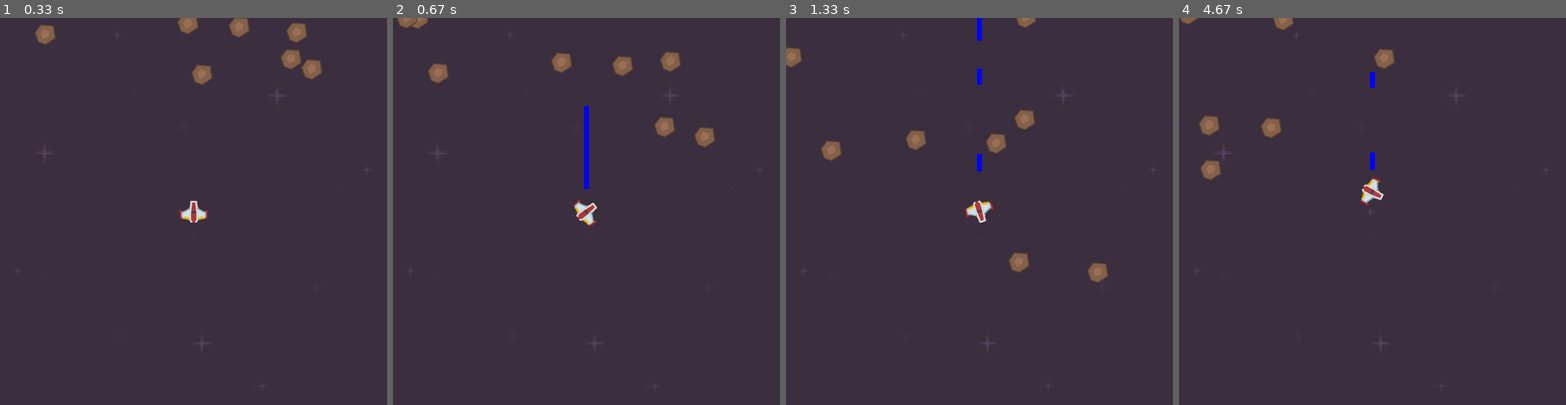
Above: before the commit, frames 1-4 (left to right).
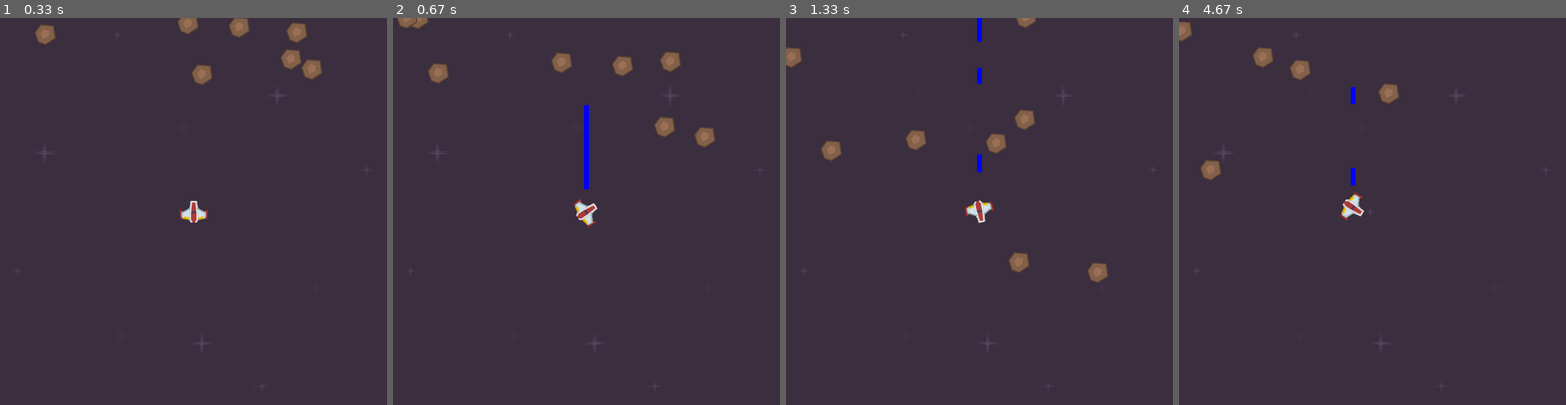
Above: after the commit, the same moments.

Repository: casol/pygame
Game: pygame game, started from YASS.py
Two runs of this game, one before a commit and one after it. Both use one fixed random seed, a clock stepped at 60 frames per second and the inputs below.
Inputs:
- Up to frame 1 (0.33 s): no input
- Up to frame 2 (0.67 s): hold Space from 0.33 s (still down); hold Right from 0.33 s (still down)
- Up to frame 3 (1.33 s): release Space at 0.8 s; release Right at 0.8 s; hold Right 0.83-1.3 s; tap Space at 0.9, 1.2 s
- Up to frame 4 (4.67 s): hold Up 1.33-1.63 s; tap Space at 1.4, 1.73, 2.03, 2.23, 2.53, 2.8, 3.1, 3.23, 3.63, 3.93, 4.3, 4.6 s; hold Right 1.67-2.13 s; hold Left 2.17-2.7 s; hold Left 2.73-3.13 s; hold Up 3.17-3.53 s; hold Right 3.57-4.2 s; hold Left from 4.23 s (still down)

Frame 1 is identical in both runs. In frame 2, 0.1% of the frame differs, in the area x 46-53%, y 22-55%; in frame 3, 0.1%; in frame 4, 2.3%, in the area x 0-73%, y 0-53%.

Commit message:
Working with movement and rotation

Diff:
--- a/YASS.py
+++ b/YASS.py
@@ -49,23 +49,25 @@
         self.rect.center = (WIDTH/2, HEIGHT/2)
         self.delta_x = 1
         self.delta_y = 1
-        self.rotation = 5
+        self.rotation = 0
         self.rotation_speed = 3
         self.rotation_speed_r = -3
+        self.velocity_step = 2
 
     def update(self):
         """Move based on keys pressed."""
         key = pygame.key.get_pressed()
-        if key[K_DOWN]:  # down key
-            self.rect.y += self.delta_y  # move up
-        elif key[K_UP]:  # up key
-            self.rect.y -= self.delta_y # move up
         if key[K_RIGHT]:  # ship rotates clockwise
             self.rotate_r()
         elif key[K_LEFT]:  # ship rotates counterclockwise.
             self.rotate()
         if key[K_SPACE]:
             player.shoot()
+
+        if key[K_UP]:
+            #self.rotation = (self.rotation + self.rotation_speed) % 360
+            self.rect.x += self.velocity_step * math.sin(self.rotation)
+            self.rect.y += self.velocity_step * -math.cos(self.rotation)
 
     def rotate(self):
         """Rotate an image while keeping its center."""
--- a/test_field.py
+++ b/test_field.py
@@ -1,46 +1,69 @@
 import math
-import pygame
+import pygame as pg
+from pygame.math import Vector2
 
 
-pygame.init()
+class Player(pg.sprite.Sprite):
 
-screen = pygame.display.set_mode((640, 480))
-clock = pygame.time.Clock()
+    def __init__(self, pos=(420, 420)):
+        super(Player, self).__init__()
+        self.image = pg.Surface((70, 50), pg.SRCALPHA)
+        pg.draw.polygon(self.image, (50, 120, 180), ((0, 0), (0, 50), (70, 25)))
+        self.original_image = self.image
+        self.rect = self.image.get_rect(center=pos)
+        self.position = Vector2(pos)
+        self.direction = Vector2(1, 0)  # A unit vector pointing rightward.
+        self.speed = 0
+        self.angle_speed = 0
+        self.angle = 0
 
-BULLET_IMAGE = pygame.Surface((20, 11), pygame.SRCALPHA)
-pygame.draw.polygon(BULLET_IMAGE, pygame.Color('aquamarine1'),
-                [(0, 0), (20, 5), (0, 11)])
+    def update(self):
+        if self.angle_speed != 0:
+            # Rotate the direction vector and then the image.
+            self.direction.rotate_ip(self.angle_speed)
+            self.angle += self.angle_speed
+            self.image = pg.transform.rotate(self.original_image, -self.angle)
+            self.rect = self.image.get_rect(center=self.rect.center)
+        # Update the position vector and the rect.
+        self.position += self.direction * self.speed
+        self.rect.center = self.position
 
 
-class Bullet(pygame.sprite.Sprite):
+def main():
+    pg.init()
+    screen = pg.display.set_mode((1280, 720))
+    player = Player((420, 420))
+    playersprite = pg.sprite.RenderPlain((player))
 
-    def __init__(self, x, y, angle, speed):
-        pygame.sprite.Sprite.__init__(self)
-        # Rotate the bullet image (negative angle because y-axis is flipped).
-        self.image = pygame.transform.rotate(BULLET_IMAGE, -angle)
-        self.rect = self.image.get_rect(center=(x, y))
-        angle = math.radians(angle)
-        self.speed_x = speed * math.cos(angle)
-        self.speed_y = speed * math.sin(angle)
+    clock = pg.time.Clock()
+    done = False
+    while not done:
+        clock.tick(60)
+        for event in pg.event.get():
+            if event.type == pg.QUIT:
+                done = True
+            elif event.type == pg.KEYDOWN:
+                if event.key == pg.K_UP:
+                    player.speed += 1
+                elif event.key == pg.K_DOWN:
+                    player.speed -= 1
+                elif event.key == pg.K_LEFT:
+                    player.angle_speed = -4
+                elif event.key == pg.K_RIGHT:
+                    player.angle_speed = 4
+            elif event.type == pg.KEYUP:
+                if event.key == pg.K_LEFT:
+                    player.angle_speed = 0
+                elif event.key == pg.K_RIGHT:
+                    player.angle_speed = 0
 
-    def update(self):
-        self.rect.x += self.speed_x
-        self.rect.y += self.speed_y
+        playersprite.update()
 
-spr = pygame.sprite.Group()
-bullet = Bullet(10, 10, 60, 3)
-bullet2 = Bullet(10, 10, 30, 3)
-spr.add(bullet, bullet2)
+        screen.fill((30, 30, 30))
+        playersprite.draw(screen)
+        pg.display.flip()
+        print(player.rect.x, player.rect.y)
 
-play = True
-while play:
-    clock.tick(60)
-    for ev in pygame.event.get():
-        if ev.type == pygame.QUIT:
-            play = False
-    screen.fill((30,30,40))
-    spr.update()
-    spr.draw(screen)
-    pygame.display.flip()
-
-pygame.quit()
+if __name__ == '__main__':
+    main()
+    pg.quit()
Binary file changed: img/ship.png
